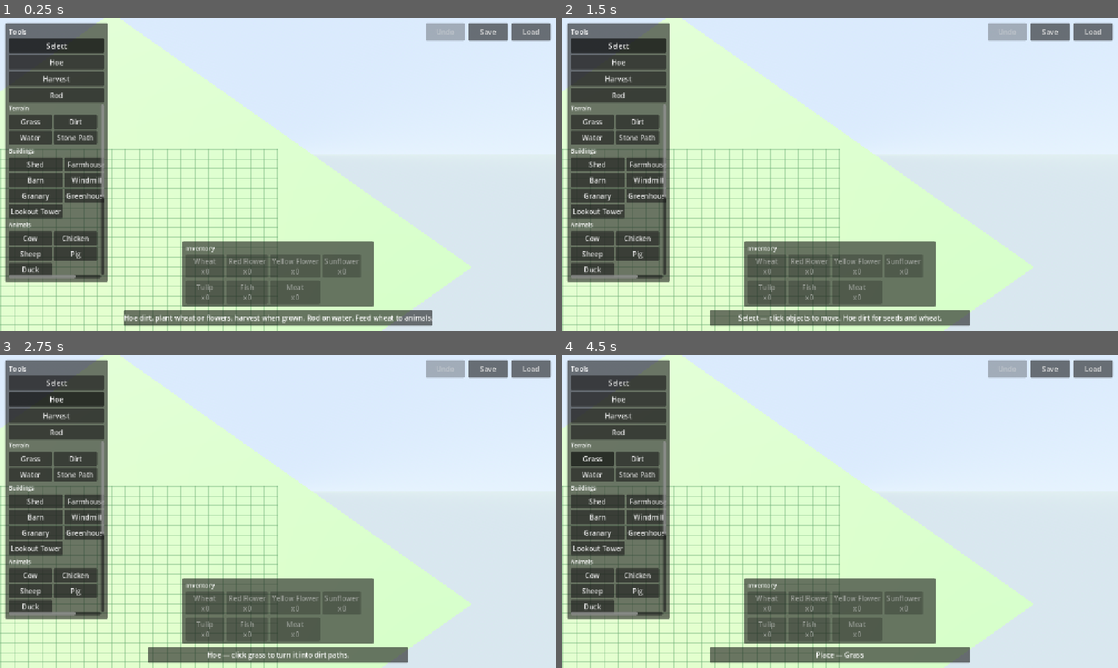
Above: before the commit, frames 1-4 (two rows, left to right).
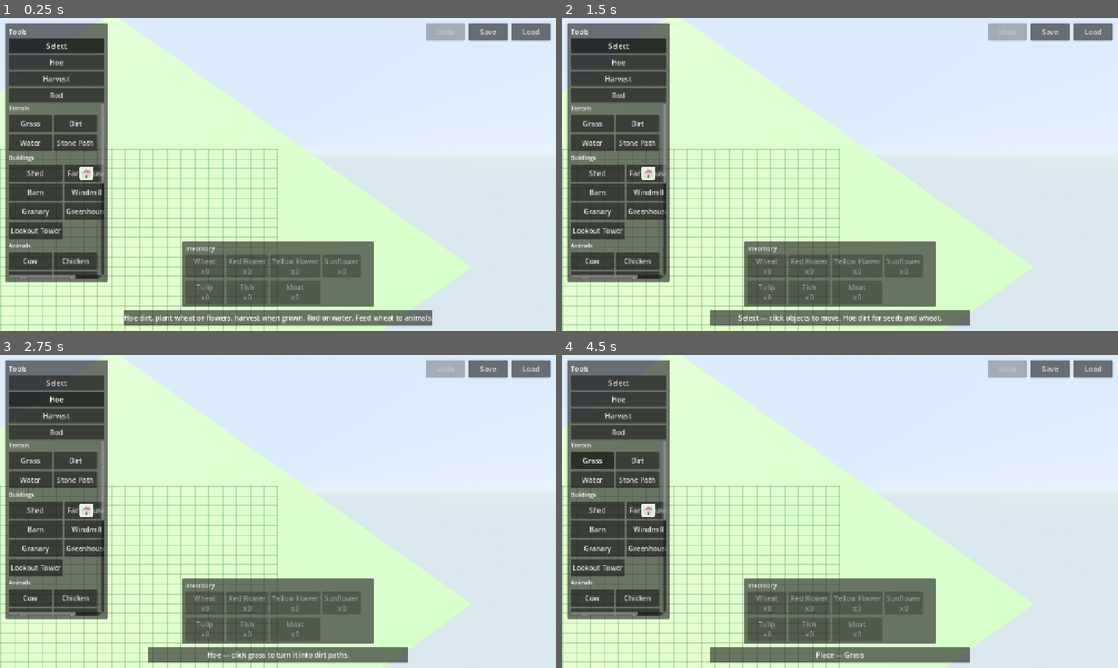
Above: after the commit, the same moments.

Repository: yangziyi2022/my_farm_game
Game: Godot game, scene res://scenes/main.tscn
Same seed, same stepped clock (60 frames per second), same inputs: the game is played once before the commit and once after it.
Inputs:
- Up to frame 1 (0.25 s): no input
- Up to frame 2 (1.5 s): click "Farmhouse" at 0.5 s; click "Select" at 1.25 s
- Up to frame 3 (2.75 s): click "Hoe" at 2 s
- Up to frame 4 (4.5 s): click "Harvest" at 2.75 s; click "Rod" at 3.5 s; click "Grass" at 4.25 s

The runs differ from the first frame. In frame 1, 4.1% of the frame differs, in the area x 1-19%, y 32-84%; in frame 2, 4.1%; in frame 3, 4.1%; in frame 4, 4.2%.

Commit message:
add structured folders for arts

Diff:
--- /dev/null
+++ b/assets/icons/cottage.svg
@@ -0,0 +1,9 @@
+<svg xmlns="http://www.w3.org/2000/svg" width="64" height="64" viewBox="0 0 64 64">
+  <rect width="64" height="64" rx="10" fill="#E8F0E4"/>
+  <rect x="14" y="30" width="36" height="22" rx="3" fill="#E8DCC8"/>
+  <polygon points="12,32 32,14 52,32" fill="#B86B61"/>
+  <rect x="28" y="38" width="8" height="14" rx="1" fill="#8C6148"/>
+  <rect x="18" y="36" width="7" height="7" rx="1" fill="#A8D0DC"/>
+  <rect x="39" y="36" width="7" height="7" rx="1" fill="#A8D0DC"/>
+  <rect x="40" y="16" width="6" height="10" rx="1" fill="#9A7A6C"/>
+</svg>
--- /dev/null
+++ b/data/placeable_items/house.tres
@@ -0,0 +1,15 @@
+[gd_resource type="Resource" script_class="PlaceableItemDef" load_steps=4 format=3 uid="uid://placeable_item_house"]
+
+[ext_resource type="Script" path="res://scripts/placeable_item_def.gd" id="1_def"]
+[ext_resource type="PackedScene" uid="uid://cottage_placeable" path="res://scenes/placeables/cottage.tscn" id="2_cottage"]
+[ext_resource type="Texture2D" path="res://assets/icons/cottage.svg" id="3_icon"]
+
+[resource]
+script = ExtResource("1_def")
+id = "house"
+display_name = "Farmhouse"
+visual_scene_path = "res://scenes/placeables/cottage.tscn"
+visual_scene = ExtResource("2_cottage")
+icon = ExtResource("3_icon")
+category = 1
+rotatable = true
--- /dev/null
+++ b/scenes/placeables/cottage.tscn
@@ -0,0 +1,110 @@
+[gd_scene format=3 uid="uid://cottage_placeable"]
+
+[sub_resource type="StandardMaterial3D" id="MatWall"]
+albedo_color = Color(0.91, 0.86, 0.78, 1)
+roughness = 0.92
+metallic = 0.0
+
+[sub_resource type="BoxMesh" id="MeshWall"]
+size = Vector3(1.35, 0.85, 1.15)
+
+[sub_resource type="StandardMaterial3D" id="MatRoof"]
+albedo_color = Color(0.72, 0.42, 0.38, 1)
+roughness = 0.88
+metallic = 0.0
+
+[sub_resource type="BoxMesh" id="MeshRoof"]
+size = Vector3(1.55, 0.14, 1.35)
+
+[sub_resource type="BoxMesh" id="MeshRoofPeak"]
+size = Vector3(1.2, 0.12, 0.85)
+
+[sub_resource type="StandardMaterial3D" id="MatDoor"]
+albedo_color = Color(0.55, 0.38, 0.28, 1)
+roughness = 0.9
+metallic = 0.0
+
+[sub_resource type="BoxMesh" id="MeshDoor"]
+size = Vector3(0.28, 0.48, 0.05)
+
+[sub_resource type="StandardMaterial3D" id="MatWindow"]
+albedo_color = Color(0.72, 0.86, 0.92, 1)
+roughness = 0.35
+metallic = 0.05
+emission_enabled = true
+emission = Color(0.75, 0.88, 0.95, 1)
+emission_energy_multiplier = 0.15
+
+[sub_resource type="BoxMesh" id="MeshWindow"]
+size = Vector3(0.22, 0.22, 0.04)
+
+[sub_resource type="StandardMaterial3D" id="MatChimney"]
+albedo_color = Color(0.62, 0.48, 0.42, 1)
+roughness = 0.95
+metallic = 0.0
+
+[sub_resource type="BoxMesh" id="MeshChimney"]
+size = Vector3(0.22, 0.4, 0.22)
+
+[sub_resource type="StandardMaterial3D" id="MatBase"]
+albedo_color = Color(0.7, 0.66, 0.6, 1)
+roughness = 0.95
+metallic = 0.0
+
+[sub_resource type="BoxMesh" id="MeshBase"]
+size = Vector3(1.45, 0.1, 1.25)
+
+[sub_resource type="StandardMaterial3D" id="MatTrim"]
+albedo_color = Color(0.82, 0.76, 0.66, 1)
+roughness = 0.9
+metallic = 0.0
+
+[sub_resource type="BoxMesh" id="MeshTrim"]
+size = Vector3(1.4, 0.06, 1.2)
+
+[node name="Cottage" type="Node3D"]
+
+[node name="Base" type="MeshInstance3D" parent="."]
+transform = Transform3D(1, 0, 0, 0, 1, 0, 0, 0, 1, 0, 0.05, 0)
+mesh = SubResource("MeshBase")
+surface_material_override/0 = SubResource("MatBase")
+
+[node name="Walls" type="MeshInstance3D" parent="."]
+transform = Transform3D(1, 0, 0, 0, 1, 0, 0, 0, 1, 0, 0.52, 0)
+mesh = SubResource("MeshWall")
+surface_material_override/0 = SubResource("MatWall")
+
+[node name="Trim" type="MeshInstance3D" parent="."]
+transform = Transform3D(1, 0, 0, 0, 1, 0, 0, 0, 1, 0, 0.95, 0)
+mesh = SubResource("MeshTrim")
+surface_material_override/0 = SubResource("MatTrim")
+
+[node name="Roof" type="MeshInstance3D" parent="."]
+transform = Transform3D(1, 0, 0, 0, 1, 0, 0, 0, 1, 0, 1.05, 0)
+mesh = SubResource("MeshRoof")
+surface_material_override/0 = SubResource("MatRoof")
+
+[node name="RoofPeak" type="MeshInstance3D" parent="."]
+transform = Transform3D(1, 0, 0, 0.4695, 0.8829, 0, 0, 0, 1, 0, 1.2, 0)
+mesh = SubResource("MeshRoofPeak")
+surface_material_override/0 = SubResource("MatRoof")
+
+[node name="Door" type="MeshInstance3D" parent="."]
+transform = Transform3D(1, 0, 0, 0, 1, 0, 0, 0, 1, 0, 0.34, 0.58)
+mesh = SubResource("MeshDoor")
+surface_material_override/0 = SubResource("MatDoor")
+
+[node name="WindowLeft" type="MeshInstance3D" parent="."]
+transform = Transform3D(1, 0, 0, 0, 1, 0, 0, 0, 1, -0.38, 0.58, 0.58)
+mesh = SubResource("MeshWindow")
+surface_material_override/0 = SubResource("MatWindow")
+
+[node name="WindowRight" type="MeshInstance3D" parent="."]
+transform = Transform3D(1, 0, 0, 0, 1, 0, 0, 0, 1, 0.38, 0.58, 0.58)
+mesh = SubResource("MeshWindow")
+surface_material_override/0 = SubResource("MatWindow")
+
+[node name="Chimney" type="MeshInstance3D" parent="."]
+transform = Transform3D(1, 0, 0, 0, 1, 0, 0, 0, 1, 0.42, 1.28, -0.2)
+mesh = SubResource("MeshChimney")
+surface_material_override/0 = SubResource("MatChimney")
--- a/scripts/item_data.gd
+++ b/scripts/item_data.gd
@@ -138,6 +138,8 @@
 		"size": Vector3(1.8, 1.4, 1.8),
 		"offset_y": 0.7,
 		"rotatable": true,
+		# Art pipeline: edit data/placeable_items/house.tres in the Inspector.
+		"def_path": "res://data/placeable_items/house.tres",
 	},
 	ItemType.BARN: {
 		"id": "barn",
@@ -458,3 +460,39 @@
 
 static func is_rotatable(item_type: ItemType) -> bool:
 	return ITEMS[item_type].get("rotatable", false)
+
+
+static func get_item_def(item_type: ItemType) -> PlaceableItemDef:
+	var path: String = ITEMS[item_type].get("def_path", "")
+	if path.is_empty() or not ResourceLoader.exists(path):
+		return null
+	return load(path) as PlaceableItemDef
+
+
+static func get_visual_scene(item_type: ItemType) -> PackedScene:
+	var def := get_item_def(item_type)
+	if def:
+		var scene := def.resolve_visual_scene()
+		if scene:
+			return scene
+	var inline_path: String = ITEMS[item_type].get("visual_scene", "")
+	if inline_path.is_empty() or not ResourceLoader.exists(inline_path):
+		return null
+	return load(inline_path) as PackedScene
+
+
+static func get_icon(item_type: ItemType) -> Texture2D:
+	var def := get_item_def(item_type)
+	if def and def.icon:
+		return def.icon
+	var inline_path: String = ITEMS[item_type].get("icon", "")
+	if inline_path.is_empty() or not ResourceLoader.exists(inline_path):
+		return null
+	return load(inline_path) as Texture2D
+
+
+static func get_display_name(item_type: ItemType) -> String:
+	var def := get_item_def(item_type)
+	if def and not def.display_name.is_empty():
+		return def.display_name
+	return get_item_name(item_type)
--- a/scripts/item_palette.gd
+++ b/scripts/item_palette.gd
@@ -81,11 +81,16 @@
 		content.add_child(grid)
 
 		for item_type in ItemData.get_items_by_category(category):
-			var info: Dictionary = ItemData.ITEMS[item_type]
 			var btn := Button.new()
-			btn.text = info["name"]
-			btn.custom_minimum_size = Vector2(100, 32)
+			btn.text = ItemData.get_display_name(item_type)
+			btn.custom_minimum_size = Vector2(100, 40)
 			btn.toggle_mode = true
+			var icon := ItemData.get_icon(item_type)
+			if icon:
+				btn.icon = icon
+				btn.expand_icon = true
+				btn.icon_alignment = HORIZONTAL_ALIGNMENT_CENTER
+				btn.vertical_icon_alignment = VERTICAL_ALIGNMENT_CENTER
 			btn.pressed.connect(_on_item_pressed.bind(item_type))
 			grid.add_child(btn)
 			_buttons[item_type] = btn
--- /dev/null
+++ b/scripts/placeable_item_def.gd
@@ -0,0 +1,24 @@
+class_name PlaceableItemDef
+extends Resource
+
+## Data-driven definition for one placeable item's art + UI.
+## Gameplay still keys off ItemData.ItemType + stable string id for saves.
+
+@export var id: String = ""
+@export var display_name: String = ""
+@export_file("*.tscn", "*.scn", "*.glb", "*.gltf") var visual_scene_path: String = ""
+@export var visual_scene: PackedScene
+@export var icon: Texture2D
+@export var category: ItemData.Category = ItemData.Category.STRUCTURE
+@export var rotatable: bool = true
+
+
+func resolve_visual_scene() -> PackedScene:
+	if visual_scene:
+		return visual_scene
+	if visual_scene_path.is_empty():
+		return null
+	if not ResourceLoader.exists(visual_scene_path):
+		push_warning("PlaceableItemDef '%s': missing visual at %s" % [id, visual_scene_path])
+		return null
+	return load(visual_scene_path) as PackedScene
--- a/scripts/placeable_object.gd
+++ b/scripts/placeable_object.gd
@@ -1,73 +1,90 @@
 class_name PlaceableObject
 extends Node3D
 
-
-static func create(item_type: ItemData.ItemType, grid_pos: Vector2i, rotation: int = 0, growth_stage: int = 0) -> Node3D:
-	var obj := Node3D.new()
+## Generic placeable root used by GridManager.
+## Visuals come from PlaceableItemDef.visual_scene when assigned;
+## otherwise procedural placeholder meshes are built as a fallback.
+
+
+static func create(item_type: ItemData.ItemType, grid_pos: Vector2i, rotation: int = 0, growth_stage: int = 0) -> PlaceableObject:
+	var obj := PlaceableObject.new()
 	obj.name = "Object_%s_%d_%d" % [ItemData.get_item_id(item_type), grid_pos.x, grid_pos.y]
 	obj.set_meta("item_type", item_type)
 	obj.set_meta("grid_pos", grid_pos)
 	obj.set_meta("rotation", rotation)
 	obj.set_meta("growth_stage", growth_stage)
-
+	obj.rotation.y = deg_to_rad(rotation * 90.0)
+	obj._attach_visual(item_type, growth_stage)
+	return obj
+
+
+func _attach_visual(item_type: ItemData.ItemType, growth_stage: int = 0) -> void:
+	var scene := ItemData.get_visual_scene(item_type)
+	if scene:
+		var visual: Node = scene.instantiate()
+		visual.name = "Visual"
+		add_child(visual)
+		return
+
+	# Fallback: keep existing procedural builders so gameplay never breaks.
+	_build_procedural(item_type, growth_stage)
+
+
+func _build_procedural(item_type: ItemData.ItemType, _growth_stage: int = 0) -> void:
 	var info: Dictionary = ItemData.ITEMS[item_type]
-	obj.rotation.y = deg_to_rad(rotation * 90.0)
-
 	match item_type:
 		ItemData.ItemType.TREE:
-			_build_tree(obj, info)
+			_build_tree(self, info)
 		ItemData.ItemType.SHED:
-			_build_shed(obj, info)
+			_build_shed(self, info)
 		ItemData.ItemType.HOUSE:
-			_build_house(obj, info)
+			_build_house(self, info)
 		ItemData.ItemType.BARN:
-			_build_barn(obj, info)
+			_build_barn(self, info)
 		ItemData.ItemType.WINDMILL:
-			_build_windmill(obj, info)
+			_build_windmill(self, info)
 		ItemData.ItemType.GRANARY:
-			_build_granary(obj, info)
+			_build_granary(self, info)
 		ItemData.ItemType.BRIDGE:
-			_build_bridge(obj, info)
+			_build_bridge(self, info)
 		ItemData.ItemType.LAMPPOST:
-			_build_lamppost(obj, info)
+			_build_lamppost(self, info)
 		ItemData.ItemType.WELL:
-			_build_well(obj, info)
+			_build_well(self, info)
 		ItemData.ItemType.CROP_BED:
-			_build_crop_bed(obj, info)
+			_build_crop_bed(self, info)
 		ItemData.ItemType.COW:
-			_build_cow(obj, info)
+			_build_cow(self, info)
 		ItemData.ItemType.CHICKEN:
-			_build_chicken(obj, info)
+			_build_chicken(self, info)
 		ItemData.ItemType.SHEEP:
-			_build_sheep(obj, info)
+			_build_sheep(self, info)
 		ItemData.ItemType.PIG:
-			_build_pig(obj, info)
+			_build_pig(self, info)
 		ItemData.ItemType.DUCK:
-			_build_duck(obj, info)
+			_build_duck(self, info)
 		ItemData.ItemType.FLOWER_RED, ItemData.ItemType.FLOWER_YELLOW, ItemData.ItemType.TULIP:
-			_build_growing_flower(obj, info, false)
+			_build_growing_flower(self, info, false)
 		ItemData.ItemType.SUNFLOWER:
-			_build_growing_flower(obj, info, true)
+			_build_growing_flower(self, info, true)
 		ItemData.ItemType.WHEAT:
-			_build_growing_wheat(obj, info)
+			_build_growing_wheat(self, info)
 		ItemData.ItemType.STONE_PATH:
-			_build_stone_path(obj, info)
+			_build_stone_path(self, info)
 		ItemData.ItemType.GREENHOUSE:
-			_build_greenhouse(obj, info)
+			_build_greenhouse(self, info)
 		ItemData.ItemType.POND:
-			_build_pond(obj, info)
+			_build_pond(self, info)
 		ItemData.ItemType.FOUNTAIN:
-			_build_fountain(obj, info)
+			_build_fountain(self, info)
 		ItemData.ItemType.WIND_WHEEL:
-			_build_wind_wheel(obj, info)
+			_build_wind_wheel(self, info)
 		ItemData.ItemType.LOOKOUT_TOWER:
-			_build_lookout_tower(obj, info)
+			_build_lookout_tower(self, info)
 		ItemData.ItemType.FENCE:
-			_build_box(obj, info)
+			_build_box(self, info)
 		_:
-			_build_box(obj, info)
-
-	return obj
+			_build_box(self, info)
 
 
 static func _add_mesh(parent: Node3D, mesh: Mesh, color: Color, pos: Vector3, rot: Vector3 = Vector3.ZERO) -> MeshInstance3D:
Not shown, added: assets/icons/cottage.svg.import
Not shown, added: assets/models/buildings/README.txt
Not shown, added: scripts/placeable_item_def.gd.uid
Not shown, added: assets/icons/.gitkeep
Not shown, added: assets/models/animals/.gitkeep
Not shown, added: assets/models/buildings/.gitkeep
Not shown, added: assets/models/crops/.gitkeep
Not shown, added: assets/models/decorations/.gitkeep
Not shown, added: assets/models/nature/.gitkeep
